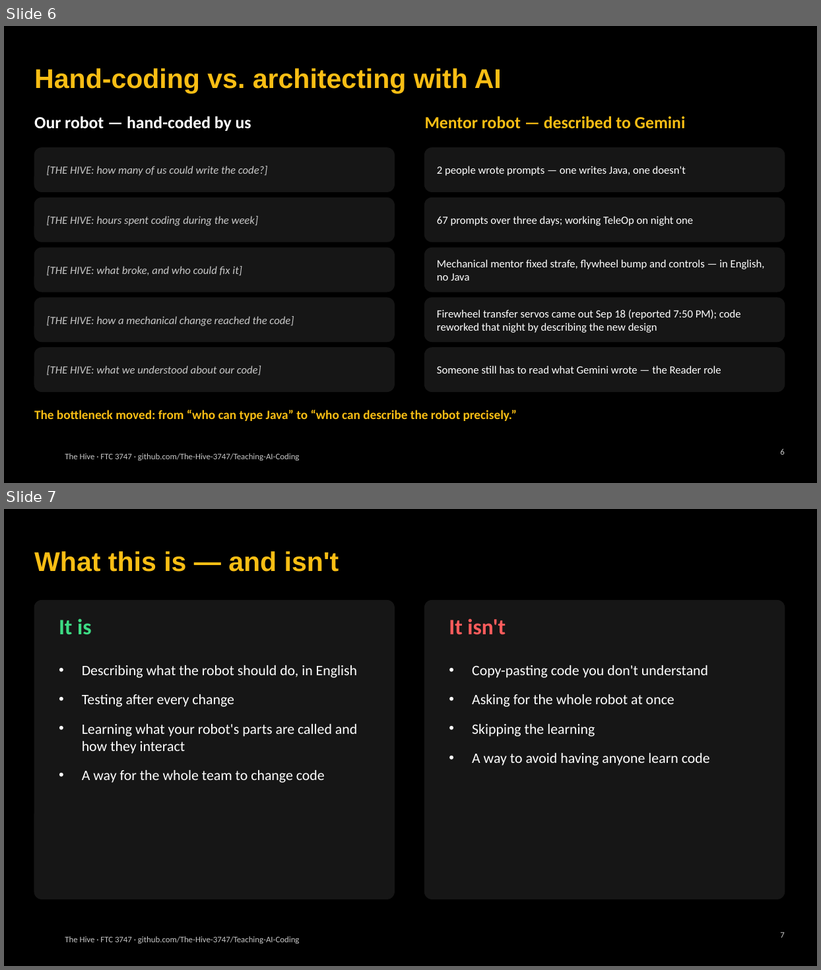
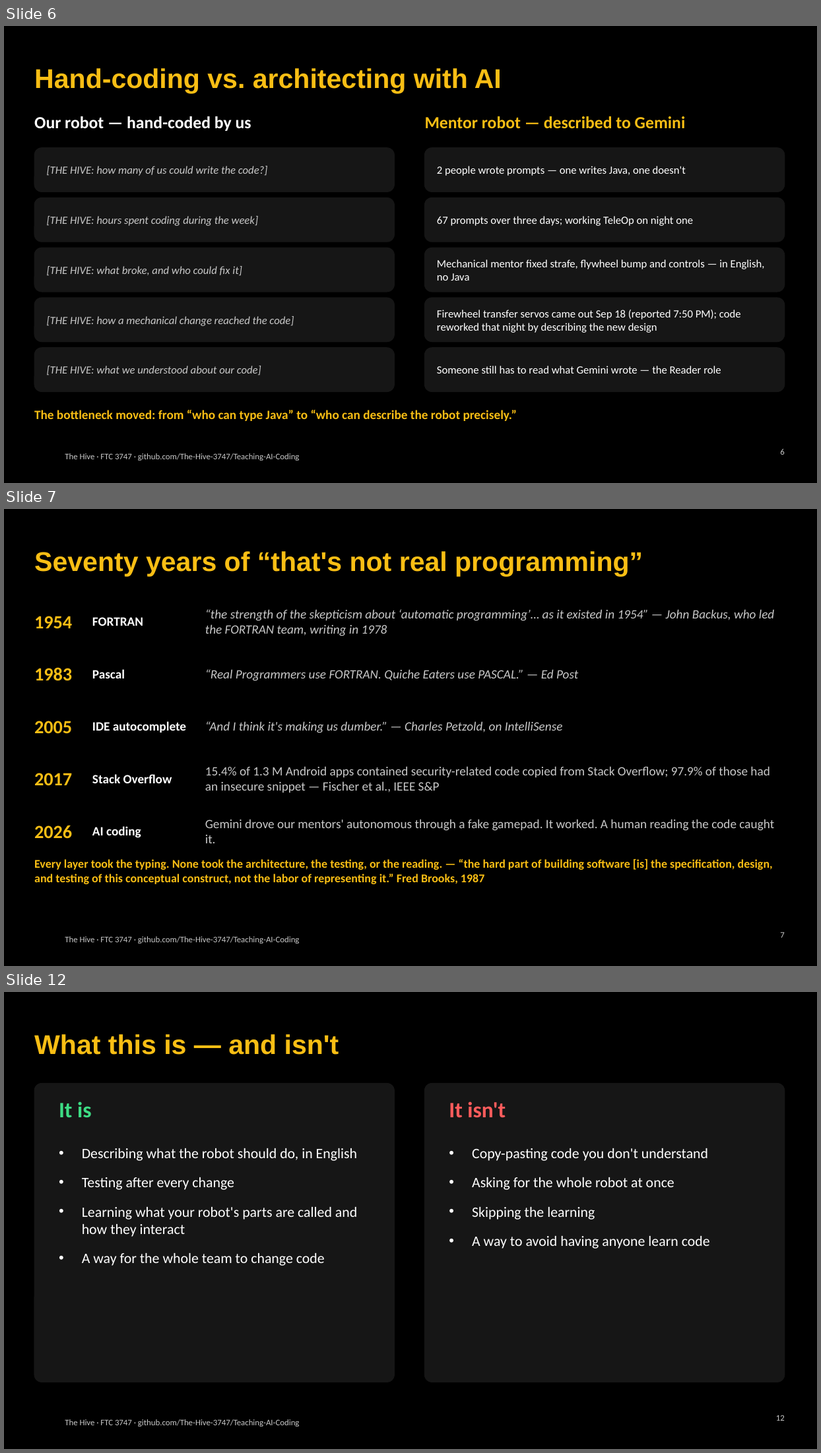
Before and after one commit to The-Hive-3747/Teaching-AI-Coding, a slide deck: slides/kickoff.pptx. Shown one above the other, each under a label of ours: slides 6 and 7 before the commit, slides 6, 7 and 12 after it; the slides between them are not shown. The pictures are 821x970 and 821x1453 pixels, drawn with LibreOffice and Linux fonts; fonts in the diff are those of the drawing; background and template pictures are left out. Boxes give left, top, right and bottom in pixels: in the first picture for what was removed or moved away, otherwise in the second. Text is boxed around its words. In the diff, an @@ line names an element or a change of style, - is before the commit and + after.

```diff
--- a/slides/kickoff.pptx
+++ b/slides/kickoff.pptx
@@ slide 7 added at (4,509,817,966), background #000000; not listed: 1 template element that a slide beside it also shows @@
@@ title added at (34,551,643,577), 32 pt, text #F9BE14, bold @@
+Seventy years of “that's not real programming”
@@ text added at (34,616,72,628), 22 pt, text #F9BE14, bold @@
+1954
@@ text added at (92,617,143,626), 15 pt, text #FFFFFF, bold @@
+FORTRAN
@@ text added at (205,609,774,636), 15 pt, text #C8C8C8, italic @@
+“the strength of the skepticism about ‘automatic programming’… as it existed in 1954” — John Backus, who led the FORTRAN team, writing in 1978
@@ text added at (34,667,72,681), 22 pt, text #F9BE14, bold @@
+1983
@@ text added at (92,669,125,679), 15 pt, text #FFFFFF, bold @@
+Pascal
@@ text added at (205,669,578,681), 15 pt, text #C8C8C8, italic @@
+“Real Programmers use FORTRAN. Quiche Eaters use PASCAL.” — Ed Post
@@ text added at (34,721,72,733), 22 pt, text #F9BE14, bold @@
+2005
@@ text added at (92,722,186,733), 15 pt, text #FFFFFF, bold @@
+IDE autocomplete
@@ text added at (205,722,563,733), 15 pt, text #C8C8C8, italic @@
+“And I think it's making us dumber.” — Charles Petzold, on IntelliSense
@@ text added at (34,773,72,786), 22 pt, text #F9BE14, bold @@
+2017
@@ text added at (92,774,172,784), 15 pt, text #FFFFFF, bold @@
+Stack Overflow
@@ text added at (205,766,770,793), 15 pt, text #C8C8C8 @@
+15.4% of 1.3 M Android apps contained security-related code copied from Stack Overflow; 97.9% of those had an insecure snippet — Fischer et al., IEEE S&P
@@ text added at (34,825,72,838), 22 pt, text #F9BE14, bold @@
+2026
@@ text added at (205,819,774,844), 15 pt, text #C8C8C8 @@
+Gemini drove our mentors' autonomous through a fake gamepad. It worked. A human reading the code caught it.
@@ text added at (92,826,141,838), 15 pt, text #FFFFFF, bold @@
+AI coding
@@ text added at (34,859,773,885), 14 pt, text #F9BE14, bold @@
+Every layer took the typing. None took the architecture, the testing, or the reading. — “the hard part of building software [is] the specification, design, and testing of this conceptual construct, not the labor of representing it.” Fred Brooks, 1987
@@ page number added at (780,932,784,938), 10 pt, text #C8C8C8 @@
+7
@@ what was slide 7 is now slide 12 @@
@@ page number at (776,1415,785,1421): text changed @@
-7
+12
```
Also in this commit, not shown: 4 other slides added, 3 other files.
